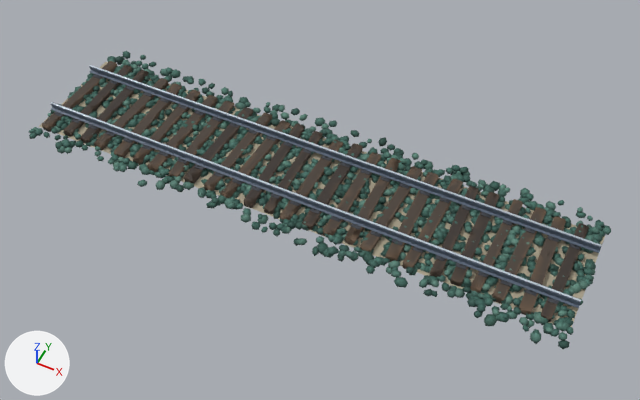
Before and after pictures for a commit that changed the glTF model models/terminal/rail.glb.
Before and after are seen from a camera (50 mm lens) standing at (5.96, -11.27, 13.56) and looking at (0.43, -0.21, -0.26). The lights are fixed; the arrows at lower left show +X, +Y and +Z. The first picture is the older version. Where no turn or scale is listed for an object, it has been applied to the vertices. Vertices at exactly the same position are counted once.

In view in the first picture: 'pebbles', 'plate', 'rail.001', 'rail_top', 'sleeper', 'sleeper.001', 'underlayer'.
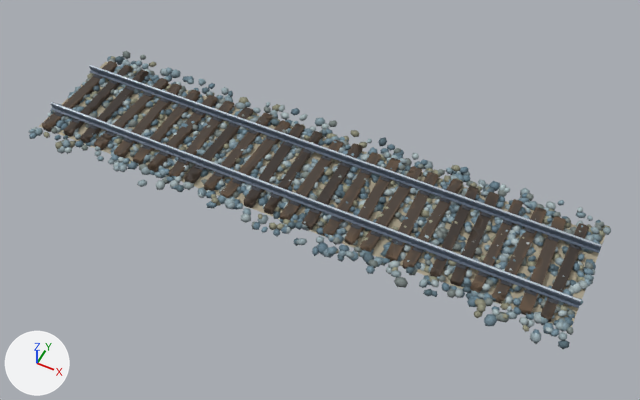
Boxes [x1, y1, x2, y2] around the edits, measured in the pictures (640 x 400 px):
part 1 of me_pebbles, recoloured
    both: [29, 51, 611, 349]

What the commit changed:
me_pebbles has 22824 vertices, 38040 faces and spans x -6.09..6.09, y -1.82..1.82, z -0.11..0.11.
me_pebbles is used by ob_pebbles; location (-0.01, 0.02, 0.02).
me_pebbles part 1: 38040 faces centred in x -6.07..6.08, y -1.8..1.81, z -0.08..0.08 are repainted in the vertex colours, in many colours.
